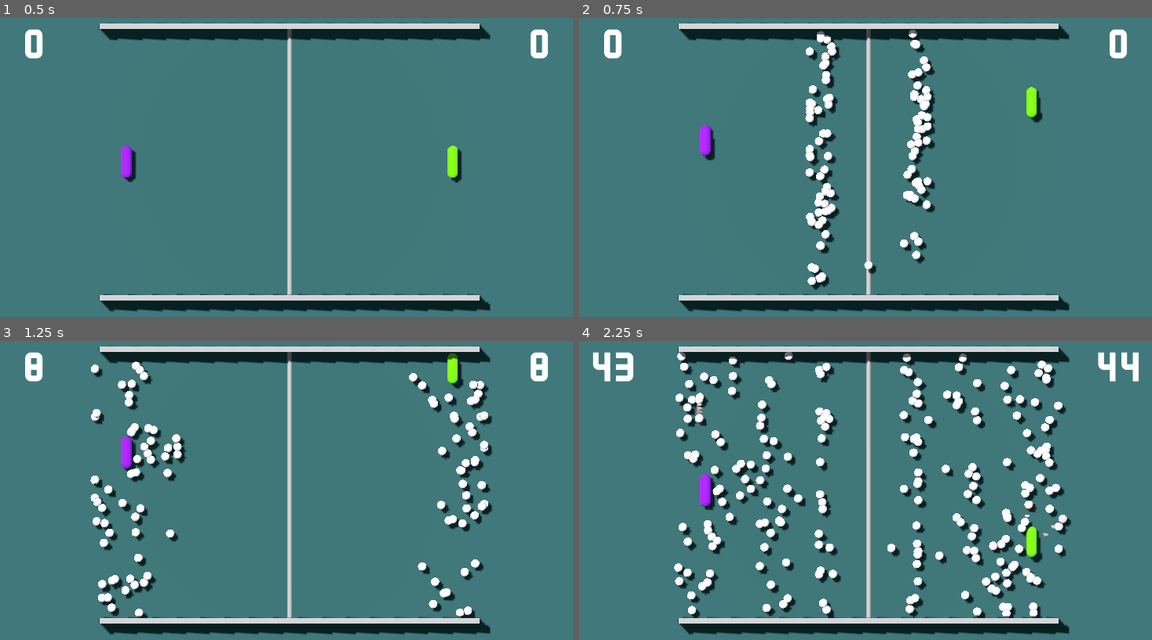
Above: before the commit, frames 1-4 (two rows, left to right).
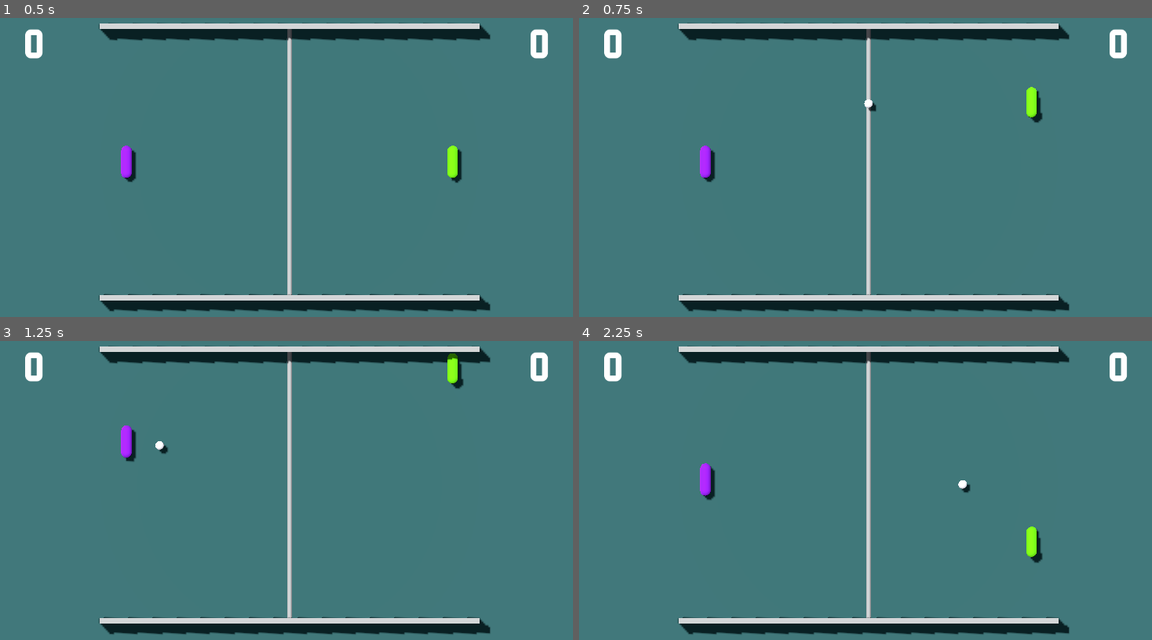
Above: after the commit, the same moments.

Repository: 5tr1k3r/tier_01_pong
Game: Godot game, scene res://game/main.tscn
The game is run twice, just before and just after one commit, with the same random seed, the same clock (stepped at 60 frames per second) and the same inputs.
Inputs:
- Up to frame 1 (0.5 s): no input
- Up to frame 2 (0.75 s): tap Enter (ui_accept) at 0.5 s; hold Up (p1_move_up) from 0.53 s (still down); hold Enter (ui_accept) from 0.53 s (still down)
- Up to frame 3 (1.25 s): keep holding Up (p1_move_up); keep holding Enter (ui_accept)
- Up to frame 4 (2.25 s): release Up (p1_move_up) at 1.28 s; release Enter (ui_accept) at 1.28 s; hold Down (p1_move_down) 1.28-2.03 s; tap S (p2_move_down) at 1.35 s; tap Enter (ui_accept) at 1.52, 1.55, 1.82 s; hold Up (p1_move_up) from 2.03 s (still down); hold Enter (ui_accept) from 2.03 s (still down); tap W (p2_move_up) at 2.1 s

Frame 1 is identical in both runs. In frame 2, 4.6% of the frame differs, in the area x 21-63%, y 3-91%; in frame 3, 5.3%; in frame 4, 12%, in the area x 2-98%, y 3-93%.

Commit message:
remove spawning 50 balls debug hotkey

Diff:
--- a/game/main.gd
+++ b/game/main.gd
@@ -34,10 +34,6 @@
 	ball.ball_got_stuck.connect(_on_ball_got_stuck)
 
 func _unhandled_input(event: InputEvent) -> void:
-	if event.is_action_pressed("ui_accept"):
-		for _i in range(50):
-			spawn_ball()
-
 	if event.is_action_pressed("ui_page_down"):
 		camera_pivot.rotation.x += deg_to_rad(10)
 
